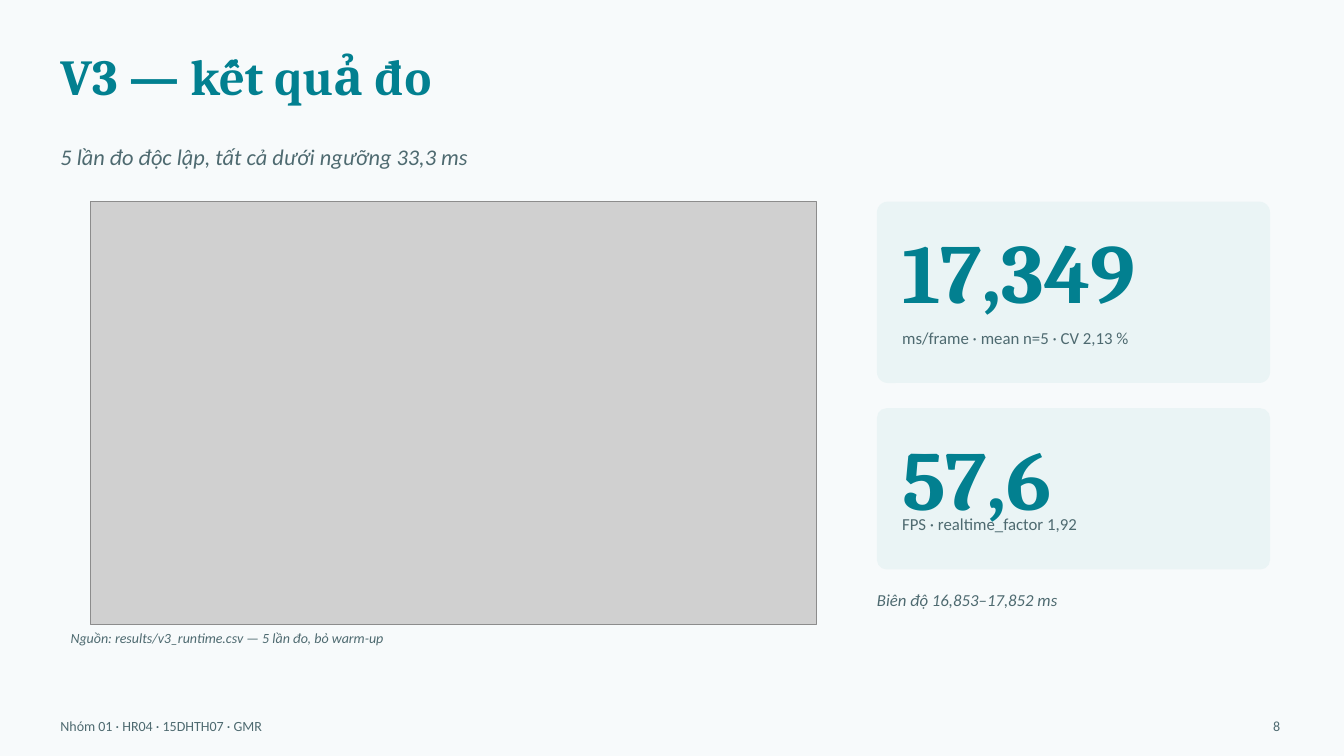
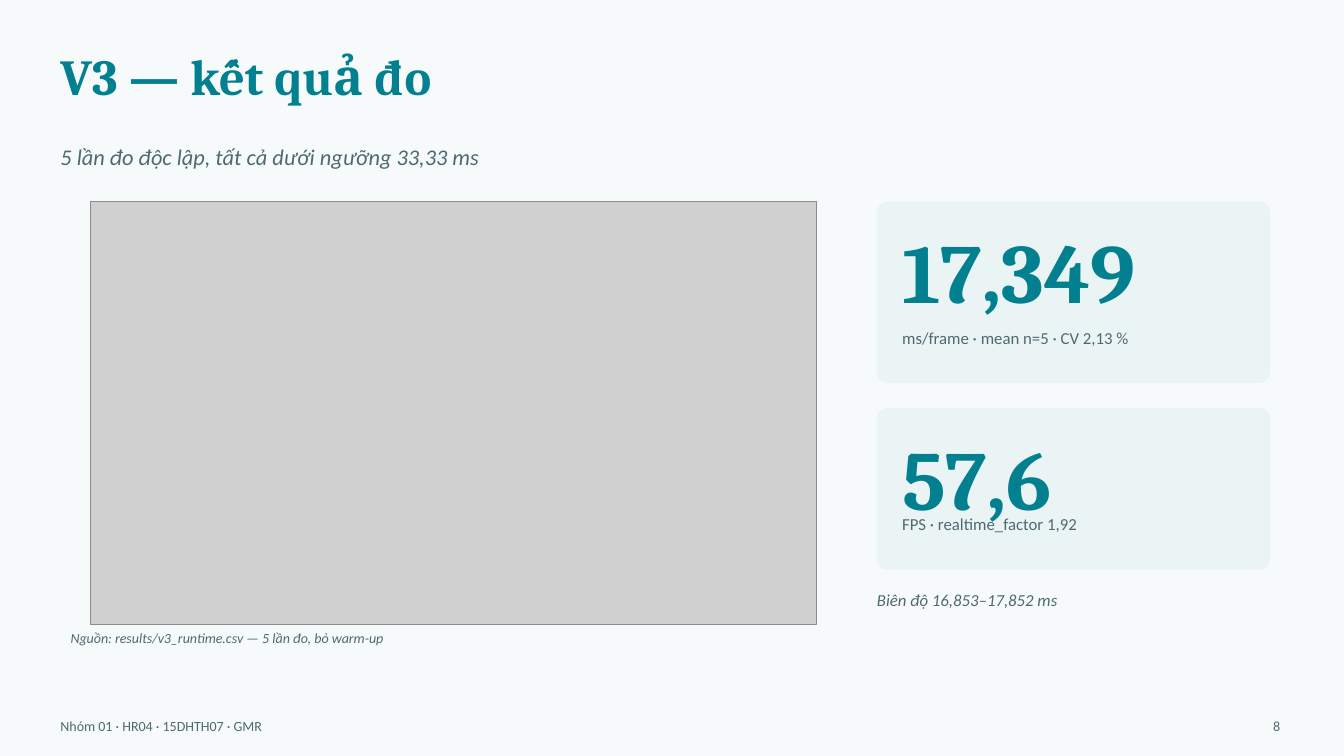
Before and after one commit to mtzwyu/GMR-Humanoid-Retargeting-Benchmark, a slide deck: slide 8 of report/slides.pptx. Drawn at 1344x756 pixels with LibreOffice and Linux fonts; fonts in the diff are those of the drawing; grey boxes stand for pictures. Boxes give left, top, right and bottom in pixels: in the first picture for what was removed or moved away, otherwise in the second. Text is boxed around its words. In the diff, an @@ line names an element or a change of style, - is before the commit and + after.

```diff
--- a/report/slides.pptx
+++ b/report/slides.pptx
@@ text at (60, 148, 478, 169): text changed @@
-5 lần đo độc lập, tất cả dưới ngưỡng 33,3 ms
+5 lần đo độc lập, tất cả dưới ngưỡng 33,33 ms
```
Also in this commit, not shown: 8 other slides changed, 11 other files.
